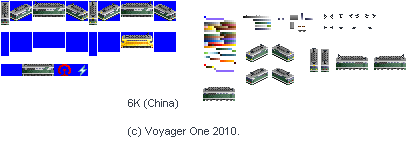
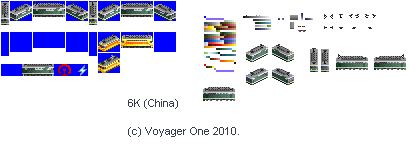
Before/after of a 416 x 152 layered artwork. What changed in the layer stack:
painted on "China_China_Railways_6K.png" over [98, 34, 153, 73]
added layer "Pasted Layer" over [98, 34, 153, 52]
